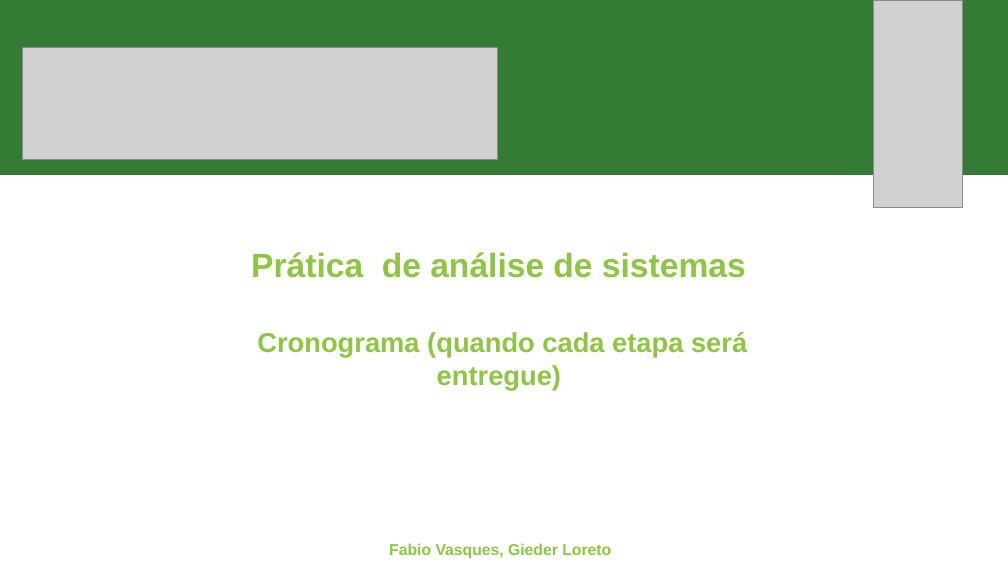
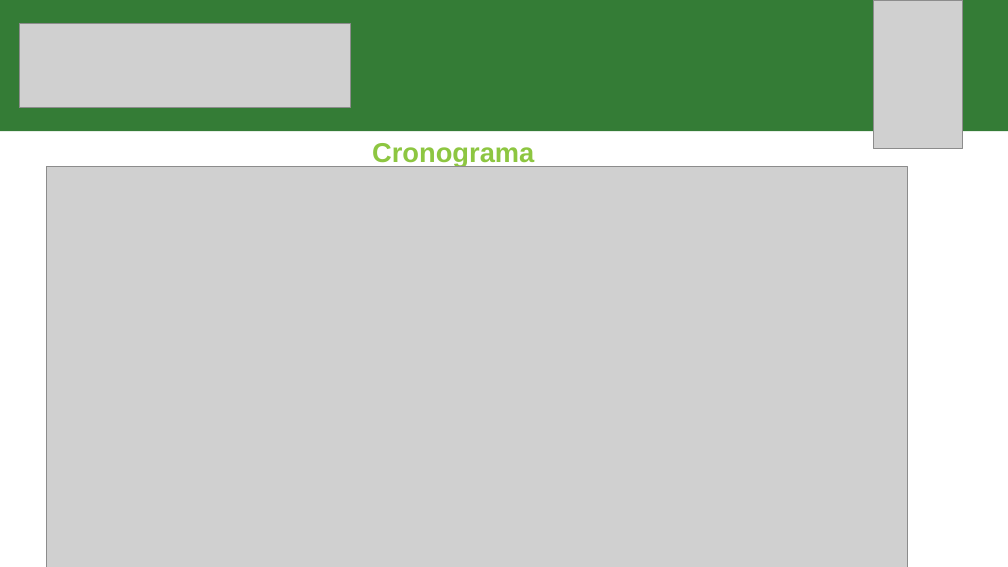
Before and after one commit to fabioportovasques/projeto-sus, a slide deck: slide 8 of primeira entrega.pptx (slide 6 before the commit). Drawn at 1008x567 pixels with LibreOffice and Linux fonts; fonts in the diff are those of the drawing; grey boxes stand for pictures. Boxes give left, top, right and bottom in pixels: in the first picture for what was removed or moved away, otherwise in the second. Text is boxed around its words. In the diff, an @@ line names an element or a change of style, - is before the commit and + after.

```diff
--- a/primeira entrega.pptx
+++ b/primeira entrega.pptx
@@ rectangle: place and size @@
-rectangle at <box>0,0,1008,175</box>
+rectangle at <box>0,0,1008,132</box>
@@ picture added at <box>20,23,351,107</box> @@
@@ picture: place and size @@
-picture at <box>873,0,963,207</box>
+picture at <box>873,0,963,149</box>
@@ picture removed at <box>22,48,498,160</box> @@
@@ text added at <box>372,143,534,167</box>, 26 pt, text #8DC641, bold @@
+Cronograma
@@ picture added at <box>46,166,907,567</box> @@
@@ text removed at <box>251,252,747,389</box> @@
-Prática de análise de sistemas
-Cronograma (quando cada etapa será entregue)
@@ text removed at <box>389,543,611,559</box> @@
-Fabio Vasques, Gieder Loreto
```
Also in this commit, not shown: 5 other slides changed, 2 slides added, 1 other file.
